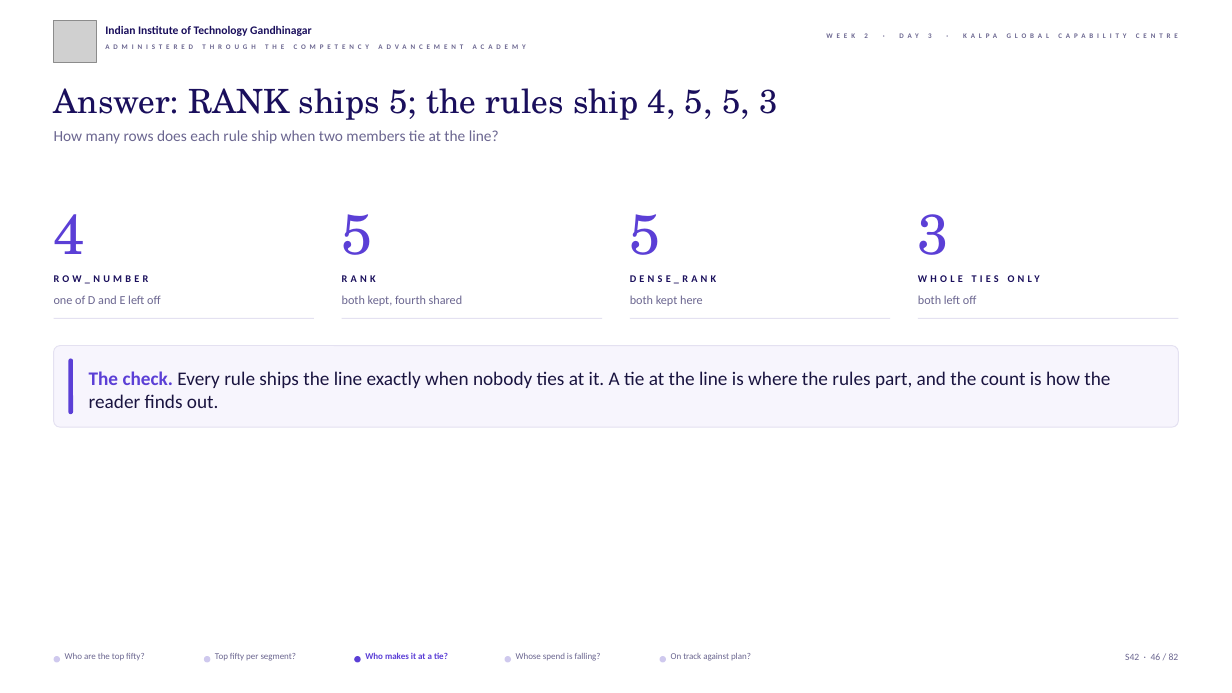
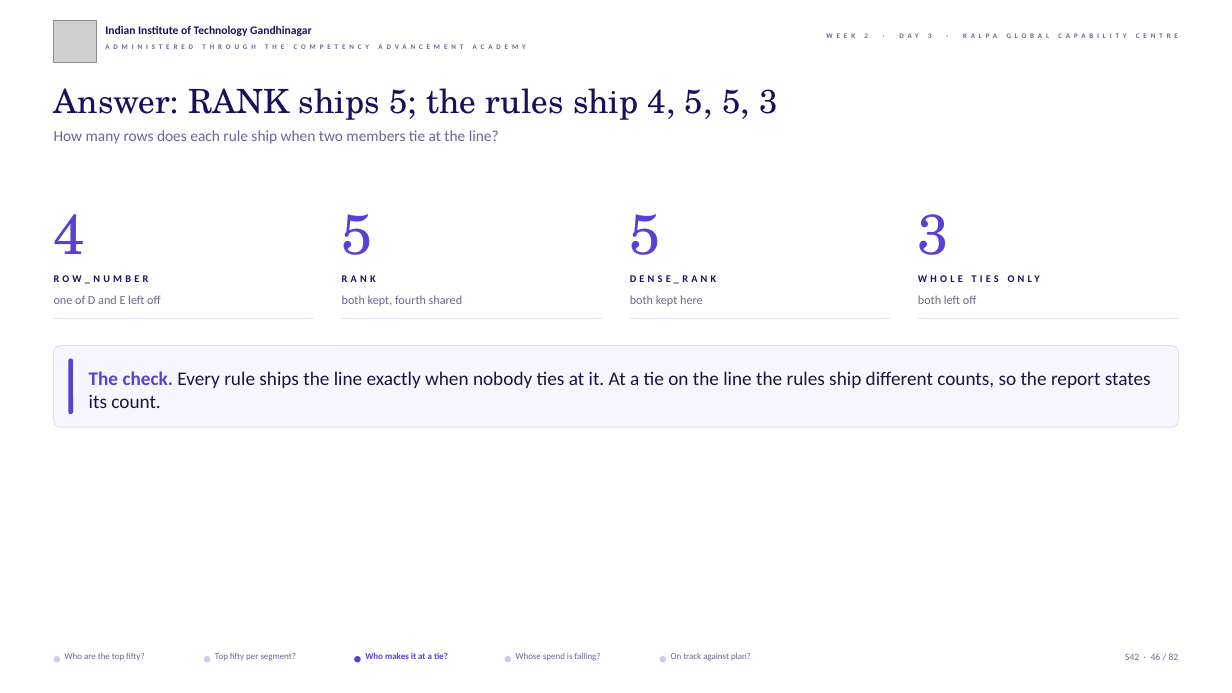
Before and after one commit to fde-academy-lab/c2-content-factory, a slide deck: slide 46 of content/W02/D3/slides/C2_W02_D03_half1_STUDENT.pptx. Drawn at 1232x693 pixels with LibreOffice and Linux fonts; fonts in the diff are those of the drawing; grey boxes stand for pictures; background and template pictures are left out. Boxes give left, top, right and bottom in pixels: in the first picture for what was removed or moved away, otherwise in the second. Text is boxed around its words. In the diff, an @@ line names an element or a change of style, - is before the commit and + after.

```diff
--- a/content/W02/D3/slides/C2_W02_D03_half1_STUDENT.pptx
+++ b/content/W02/D3/slides/C2_W02_D03_half1_STUDENT.pptx
@@ text at (x1=89, y1=371, x2=1151, y2=408): text changed @@
-The check. Every rule ships the line exactly when nobody ties at it. A tie at the line is where the rules part, and the count is how the reader finds out.
+The check. Every rule ships the line exactly when nobody ties at it. At a tie on the line the rules ship different counts, so the report states its count.
```
Also in this commit, not shown: 26 other slides changed, 23 other files.
